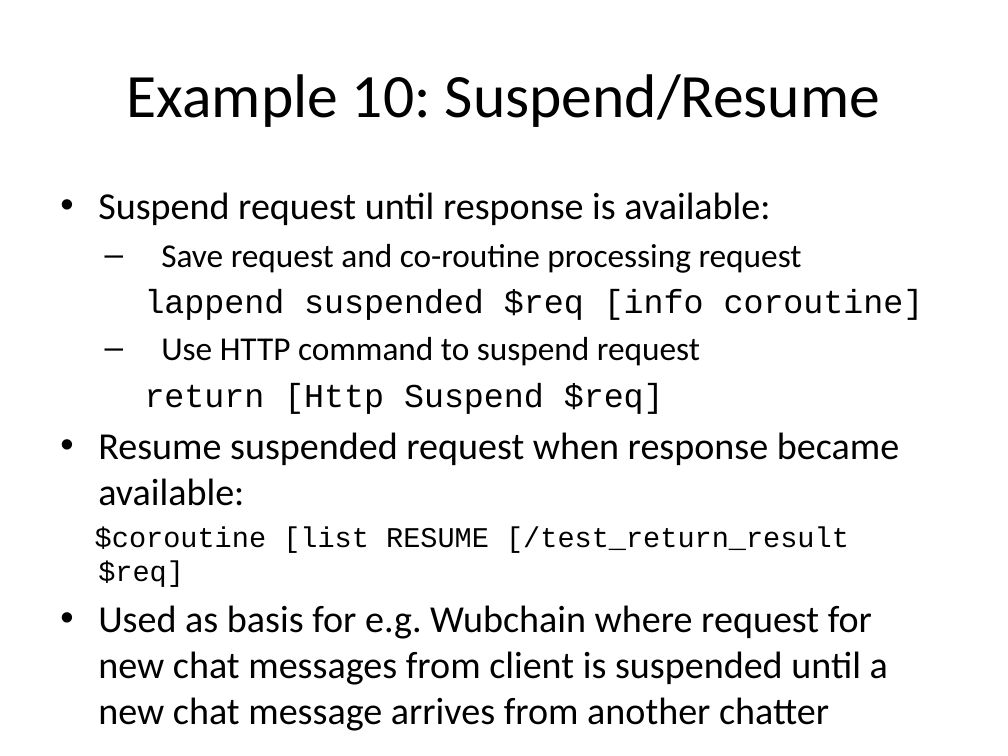
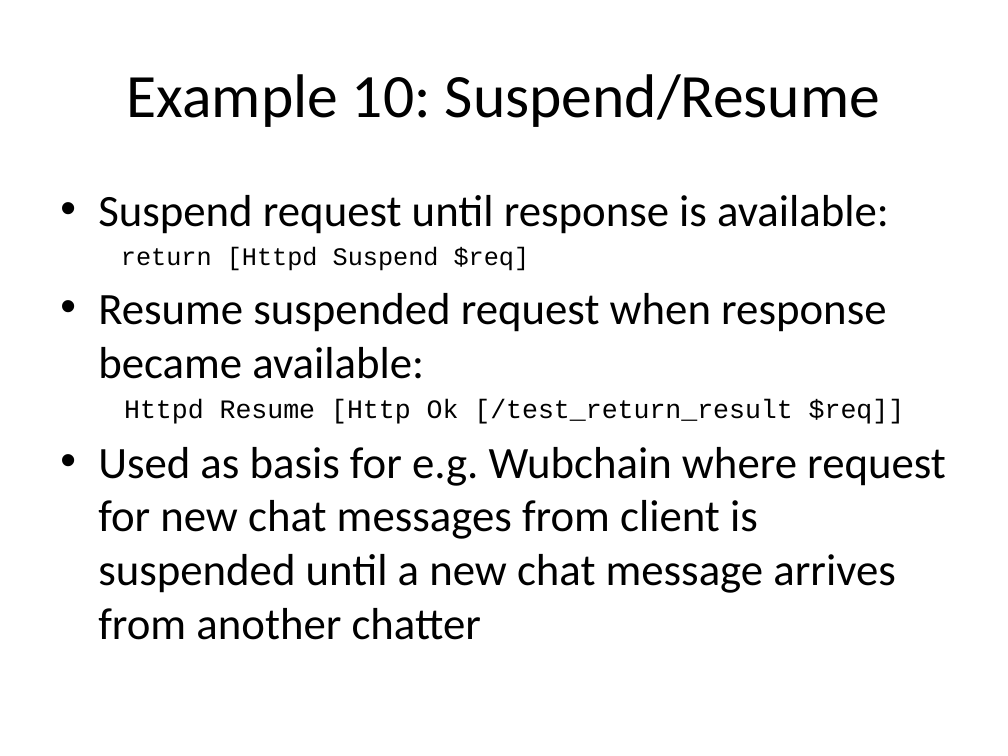
Before and after one commit to jdc8/wubwikit, a slide deck: slide 46 of wubexamples/Lets_Wub.pptx. Drawn at 1008x756 pixels with LibreOffice and Linux fonts; fonts in the diff are those of the drawing; background and template pictures are left out. Boxes give left, top, right and bottom in pixels: in the first picture for what was removed or moved away, otherwise in the second. Text is boxed around its words. In the diff, an @@ line names an element or a change of style, - is before the commit and + after.

```diff
--- a/wubexamples/Lets_Wub.pptx
+++ b/wubexamples/Lets_Wub.pptx
@@ text at (98,195,946,640): size 27.2 to 32 pt in "Suspend request until response is available:", "Resume suspended request when response became available:", "Used as basis for e.g. Wubchain where ..." @@
@@ text at (121,246,530,271): text changed; size 23.8 to 18 pt; font Calibri to Courier New @@
-  – Save request and co-routine processing request
-  lappend suspended $req [info coroutine]
-  – Use HTTP command to suspend request
-  return [Http Suspend $req]
+return [Httpd Suspend $req]
@@ text at (124,400,905,424): text changed; size 20.4 to 19 pt @@
-$coroutine [list RESUME [/test_return_result $req]
+Httpd Resume [Http Ok [/test_return_result $req]]
```
Also in this commit, not shown: 2 other slides changed.
